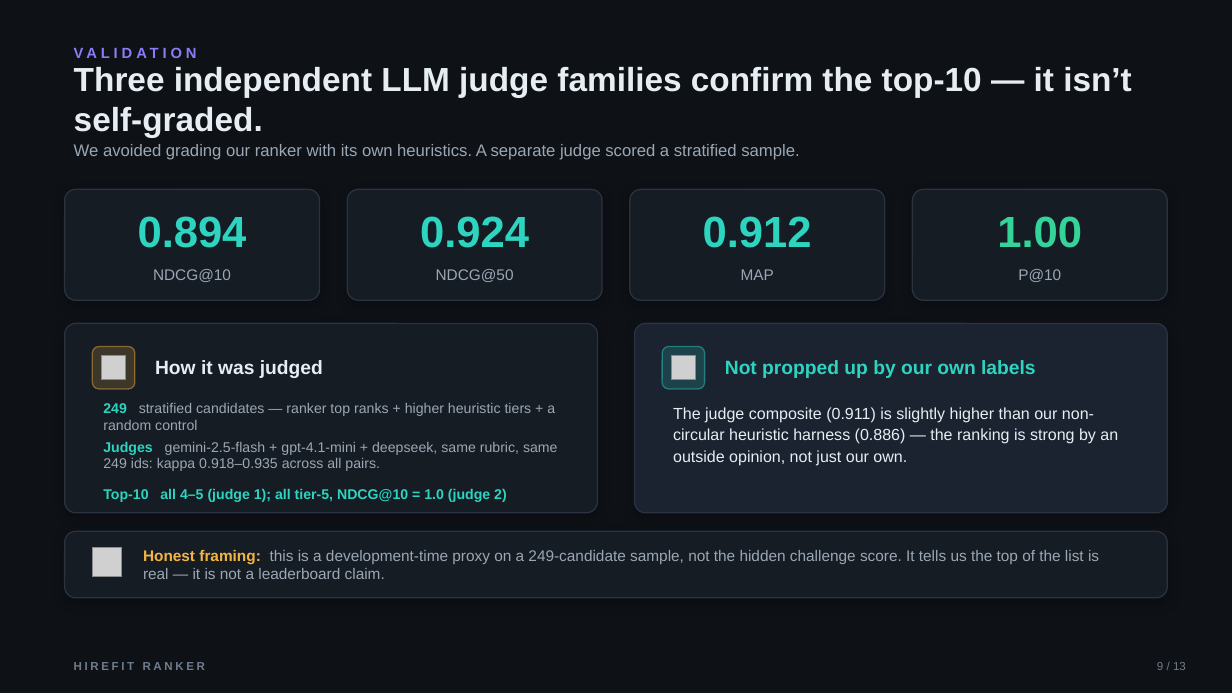
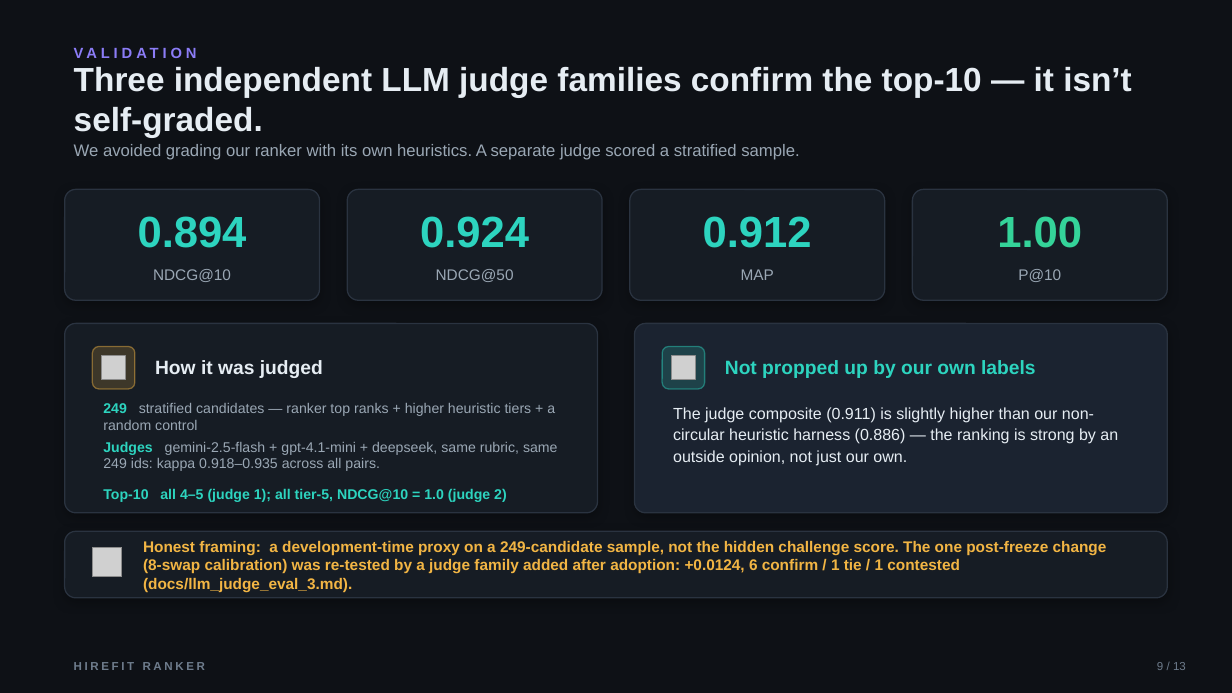
Before and after one commit to bansalbhunesh/redrob-hirefit-ranker, a slide deck: slide 9 of docs/HireFit_Ranker_Redrob_POLISHED.pptx. Drawn at 1232x693 pixels with LibreOffice and Linux fonts; fonts in the diff are those of the drawing; grey boxes stand for pictures. Boxes give left, top, right and bottom in pixels: in the first picture for what was removed or moved away, otherwise in the second. Text is boxed around its words. In the diff, an @@ line names an element or a change of style, - is before the commit and + after.

```diff
--- a/docs/HireFit_Ranker_Redrob_POLISHED.pptx
+++ b/docs/HireFit_Ranker_Redrob_POLISHED.pptx
@@ text at [143,541,1107,592]: text changed; text colour #9AA7B4 to #F2B544; bold on @@
-Honest framing: this is a development-time proxy on a 249-candidate sample, not the hidden challenge score. It tells us the top of the list is real — it is not a leaderboard claim.
+Honest framing: a development-time proxy on a 249-candidate sample, not the hidden challenge score. The one post-freeze change (8-swap calibration) was re-tested by a judge family added after adoption: +0.0124, 6 confirm / 1 tie / 1 contested (docs/llm_judge_eval_3.md).
```
Also in this commit, not shown: 4 other slides changed, 14 other files.
